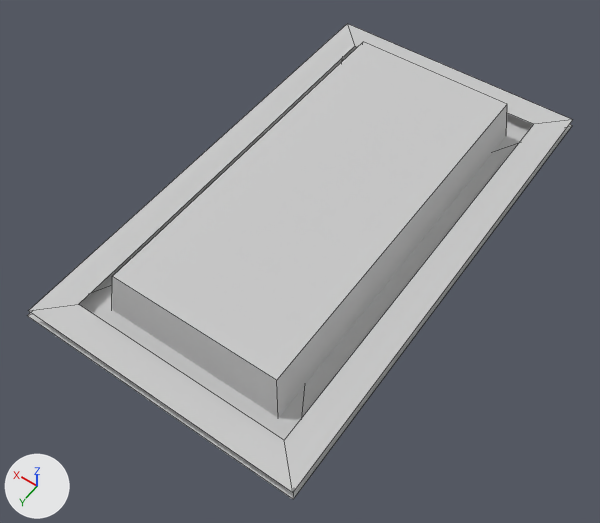
What one commit did to the FBX model JustATest/Assets/Models/Button.FBX.
Rendered twice from a 50 mm camera at (-1.75, 2.66, 3.8) aimed at (0.0, 0.21, -0.04). The axes (+X, +Y, +Z) are drawn at lower left. The lights are the same throughout. Mesh edges are drawn as thin lines. Where no turn or scale is listed for an object, it has been applied to the vertices.

Objects in the first picture: 'Button001', 'ButtonFrame001'.
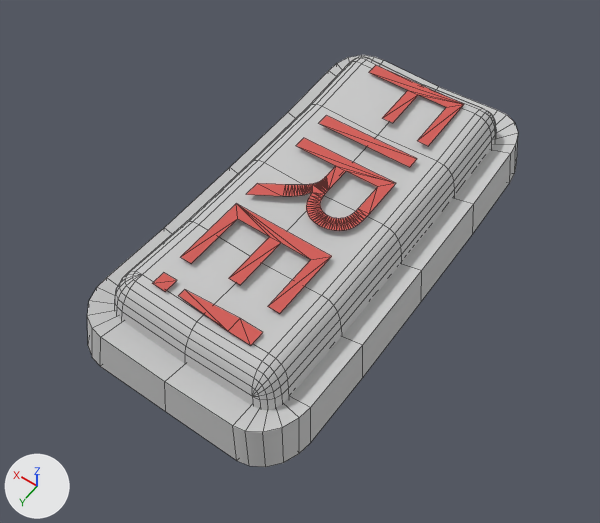
Scene script edits in JSON lines:
```json
{"op": "add", "block": "img_cp03_jpg", "code": ["img_cp03_jpg = load_image('CP03.jpg', '../Textures/CP03.jpg', 128, 128, 'sRGB')"]}
{"op": "add", "block": "mat_22", "code": ["mat_22 = principled_material('22')", "mat_22.texture = img_cp03_jpg", "mat_22.roughness = 0.859"]}
{"block": "me_mesh", "where": "# used by ob_button001; location = (-0.049, -0.035, 0.412)"}
{"op": "remove", "block": "me_mesh", "code": "me_mesh.from_pydata(...)  # 8 vertices, 5 faces; spans x -0.53..0.61, y -1.24..1.24, z -0.44..0.01"}
{"op": "add", "block": "me_mesh", "code": "me_mesh.from_pydata(...)  # 207 vertices, 200 faces; spans x -0.57..0.57, y -1.24..1.24, z -0.24..0.24"}
{"block": "me_mesh", "change": "me_mesh part 1: the whole mesh is rebuilt"}
{"op": "add", "block": "me_mesh_002", "code": ["me_mesh_002 = bpy.data.meshes.new('Mesh.002')", "me_mesh_002.from_pydata(...)  # 159 vertices, 149 faces; spans x -0.32..0.32, y -1.06..1.06, z -0.01..0.01", "me_mesh_002.materials.append(mat_22)  # picture img_cp03_jpg"]}
{"op": "add", "block": "me_mesh_001_1", "code": ["me_mesh_001_1 = bpy.data.meshes.new('Mesh.001')", "me_mesh_001_1.from_pydata(...)  # 128 vertices, 128 faces; spans x -0.71..0.71, y -1.4..1.4, z -0.19..0.19", "me_mesh_001_1.materials.append(mat_01___default)  # its picture is missing"]}
{"op": "set", "path": "ob_button001.location", "old": "(-0.049, -0.035, 0.412)", "new": "(0.0, 0.0, 0.164)"}
{"op": "remove", "block": "ob_buttonframe001", "code": ["ob_buttonframe001 = bpy.data.objects.new('ButtonFrame001', me_mesh_001)", "ob_buttonframe001.location = (-0.049, -0.035, 0.412)"]}
{"op": "add", "block": "ob_buttontext", "code": ["ob_buttontext = bpy.data.objects.new('ButtonText', me_mesh_002)", "ob_buttontext.location = (0.0, 0.0, 0.408)"]}
{"op": "add", "block": "ob_buttonframe", "code": ["ob_buttonframe = bpy.data.objects.new('ButtonFrame', me_mesh_001_1)", "ob_buttonframe.location = (0.0, 0.0, 0.034)"]}
```

Changed parts and their boxes [x1, y1, x2, y2] in the pictures (600 x 523 px):
```json
{"object": "Button001", "change": "reshaped, moved", "before": [112, 42, 507, 418], "after": [115, 57, 496, 410], "on screen": "6% shorter"}
{"object": "ButtonFrame001", "change": "deleted", "before": [27, 24, 572, 499]}
{"object": "ButtonFrame", "change": "added", "after": [87, 55, 518, 467]}
{"object": "ButtonText", "change": "added", "after": [152, 65, 464, 345], "on screen": "red"}
```
